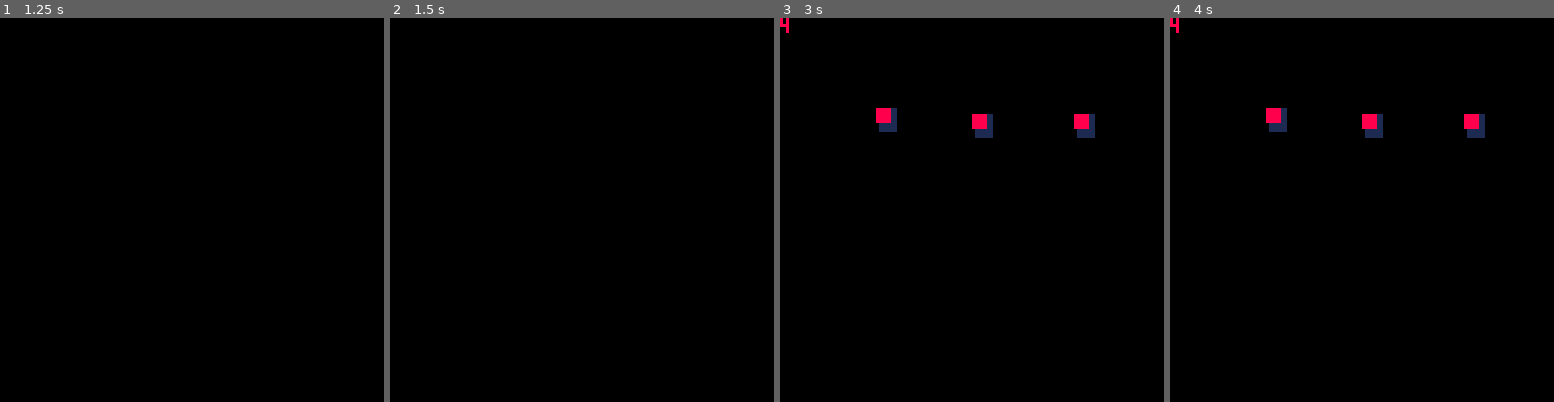
Above: before the commit, frames 1-4 (left to right).
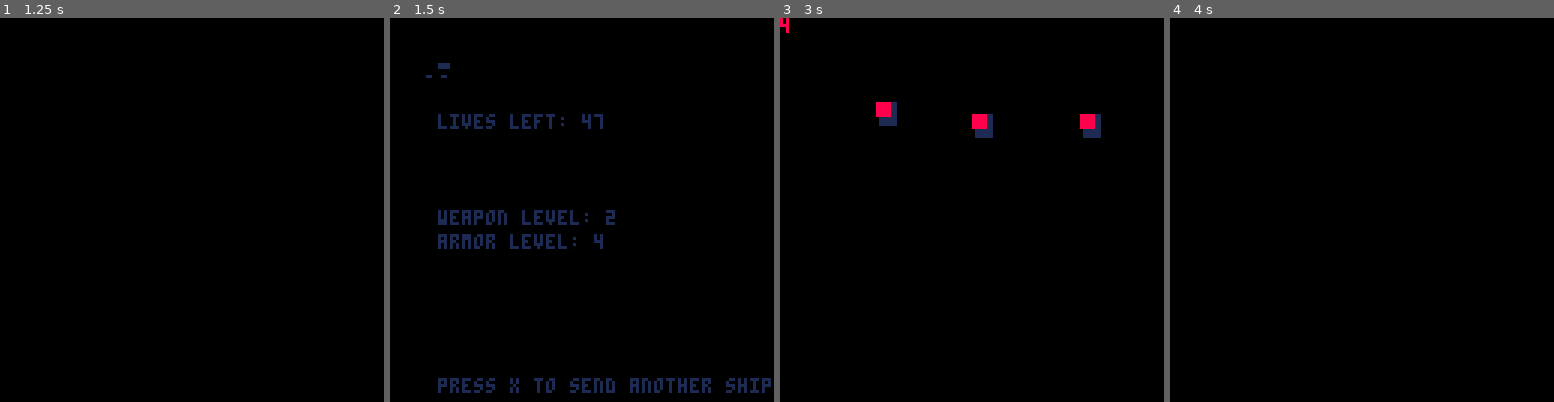
Above: after the commit, the same moments.

Repository: JunoNgx/p8-template
Game: PICO-8 cartridge template.p8
The game is run twice, just before and just after one commit, with the same random seed, the same clock (stepped at 60 frames per second) and the same inputs.
Inputs:
- Up to frame 1 (1.25 s): tap X (X key) at 0.33, 1.07 s
- Up to frame 2 (1.5 s): no input
- Up to frame 3 (3 s): tap X (X key) at 1.85, 2.97 s
- Up to frame 4 (4 s): no input

Frame 1 is identical in both runs. In frame 2, 3.4% of the frame differs, in the area x 9-100%, y 11-98%; in frame 3, 0.5%; in frame 4, 1.0%.

Commit message:
More bug fixing and cleaning up.

Diff:
--- a/template.p8
+++ b/template.p8
@@ -4,8 +4,13 @@
 -- pico-8 template
 -- by Juno Nguyen
 
--- TODO create timer system
--- TODO create trigger on fade complete
+
+-- fade library by kometbomb
+-- http://kometbomb.net/pico8/fadegen.html
+-- entity component system by selfsame
+-- https://www.lexaloffle.com/bbs/?pid=44917
+-- boilerplate by ojdon
+-- https://github.com/ojdon/pico8-boilerplate
 
 -- component entity system and utility functions
 
@@ -52,19 +57,11 @@
     return false
 end
 
--- original fade library by kometbomb
--- http://kometbomb.net/pico8/fadegen.html
--- modified and adapted by Juno Nguyen
-
-
 fader = {
 	time = 0,
 	pos = 0, -- full black, according to the table
 	projected_time_taken = 0,
 	projected_velocity = 0,
-	status = "idle",
-	triggerperformed = true,
-	trigger = nil,
 	table= {
 		-- position 15 is all black
 		-- position 0 is all bright colors
@@ -88,7 +85,6 @@
 }
 
 function fadein()
-	-- printh("fadein", "template.log")
 	fade(15, 0, 1)
 end
 
@@ -97,15 +93,14 @@
 end
 
 function fade(_begin, _final, _durationinsecs)
-	-- if (fader.status == "idle")
-		-- 30 ticks equal one second
-		fader.projected_time_taken = _durationinsecs * 30
-		-- elementary math of v = d/t
-		fader.projected_velocity = (_final - _begin) / fader.projected_time_taken
-		fader.pos = _begin
-		fader.time = 0
-		fader.status = "working"
-	-- end
+	-- 30 ticks equal one second
+	fader.projected_time_taken = _durationinsecs * 30
+	-- elementary math of v = d/t
+	fader.projected_velocity = (_final - _begin) / fader.projected_time_taken
+	fader.pos = _begin
+	fader.time = 0
+	fader.status = "working"
+
 end
 
 function fade_update()
@@ -124,7 +119,7 @@
 	-- print(fader.projected_time_taken)
 	-- print(fader.projected_velocity)
 	-- print(fader.time)
-	pal()
+	-- pal()
 	for c=0,15 do
 		if flr(_position+1)>=16 then
 			pal(c,0)
@@ -143,33 +138,10 @@
 
 -->8
 -- primary game loops
--- gamestate = "transit"
 
 gamestate = {}
 
-
--- init = {
--- 	name = ""
--- 	splash = function()
-
--- 	end,
--- 	menu = function()
-
--- 	end,
-
--- 	gameplay = function()
-
--- 	end,
-
--- 	transit = function()
-
--- 	end
--- }
-
--- 1 splash
--- 2 menu
--- 3 gameplay
--- 4 transit
+-- each state is an object with loop functions
 
 splashstate = {
 	name = "splash",
@@ -215,18 +187,33 @@
 	init = function()
 		fadein()
 		world = {}
-		gameplay_init()
+		wonyun(64, 32, 0, 0.1)
+		wonyun(32, 32, 0, -1)
+		wonyun(96, 32, 1, 0)
+
+		timer(1, function()
+			wonyun(12, 12, 1, 1)
+		end)
 	end,
 	update = function()
-		gameplay_update()
+		motionsys(world)
 		if (btn(5)) then
 			transit(menustate)
 		end
 	end,
 	draw = function()
-		gameplay_draw()
-	end
-}
+		cls()
+		print(count(world))
+		drawsys(world)
+		debugdrawsys(world)
+	end
+}
+
+transitor = {
+	timer = 0,
+	destination_state,
+}
+
 
 transitstate = {
 	name = "transit",
@@ -237,159 +224,42 @@
 		if (transitor.timer > 0) then
 			transitor.timer -=1
 		else
-			-- fadein()
 			gamestate = transitor.destination_state
 			gamestate.init()
 		end
 	end,
 	draw = function()
-		-- gameplay_draw()
+
 	end
 }
 
 function transit(_state)
-	-- fadeout()
-	-- timer(1, function()
-	-- 	gamestate = _state
-	-- 	-- fadein()
-	-- end)
-	-- gamestate = 4
 	fadeout()
 	gamestate = transitstate
 	transitor.destination_state = _state
-	-- delay till transit, to wait for fadeout
-	transitor.timer = 30
-end
-
--- function transit_update()
--- 	if (transitor.timer > 0) then
--- 		transitor.timer -=1
--- 	else
--- 		gamestate = transitor.destination_state
--- 		init[transitor.destination_state]()
--- 		-- fadeout()
--- 	end
--- end
+	transitor.timer = 28
+end
 
 function _init()
-	-- gamestate = "gameplay"
-	-- gamestate = "menu"
 	gamestate = splashstate
 	gamestate.init()
-	-- fadein()
-	-- gameplay_init()
-	-- transit("splash")
-	-- gamestate = "transit"
-	-- transit("splash")
-	-- print("ga")
-
 end
 
 function _update()
 	gamestate.update()
-	-- if (gamestate==1) then
-
-	-- elseif (gamestate==2) then
-		-- 	if (btn(5)) then
-	-- 		transit(3)
-	-- 	end
-	-- elseif (gamestate==3) then
-		-- 	gameplay_update()
-		-- elseif (gamestate==4) then
-	-- 	transit_update()
-	-- -- elseif (gamestate==state.lost) then
-
-		-- -- elseif (gamestate==outro) then
-	-- end
-
 	fade_update()
-	-- -- timersys(world)
 end
 
 function _draw()
-	-- pal()
+	-- cls() to be ran in invididual states except for transit
+	-- due to interference with fading
+
 	gamestate.draw()
-	-- if (gamestate==1) then
-	-- 	-- splash_draw()
-	-- 	cls()
-	-- 	-- draw logo at sprite number 64
-	-- 	spr(64, 32, 48, 64, 32)
-	-- elseif (gamestate==2) then
-		-- 	-- menu_draw()
-	-- 	cls()
-	-- 	print("project wonyun", 16, 16, 8)
-	-- 	print("lives left: 47", 16, 32, 7)
-	-- 	print("weapon level: 2", 16, 64, 7)
-	-- 	print("armor level: 4", 16, 72, 7)
-	-- 	print("press x to send another ship", 16, 120, 7)
-	-- elseif (gamestate==3) then
-	-- 	gameplay_draw()
-	-- elseif (gamestate==4) then
-		-- 	-- fade_draw()
-		-- end
-
-	-- cls()
-	-- print(gamestate.name)
 	fade_draw(fader.pos)
-	-- print(gamestate.name)
 end
 
 -->8
--- splash, menu and fade helper methods
-
-transitor = {
-	destination_state,
-	timer = 0,
-}
-
-
--- function splash_init()
--- 	transit(2)
--- 	-- 30 ticks amount to one second
--- 	-- timer = 90
--- 	-- cls()
--- 	-- timer(4, transit("menu"))
--- 	-- fadein()
--- 	-- transit("menu")
--- end
-
--- function splash_update()
-
--- 	-- a controversial condition and could potentially be problematic
--- 	-- if (timer == 30) fadeoutto()
-
--- 	-- if (timer>0) then
--- 	-- 	timer-=1
--- 	-- else
--- 	-- 	gamestate="menu"
--- 	-- 	menu_init()
--- 	-- end
--- end
-
--- function splash_draw()
--- 	cls()
--- 	-- draw logo at sprite number 64
--- 	spr(64, 32, 48, 64, 32)
--- end
-
--- function menu_init()
--- 	-- fadein()
--- end
-
--- function menu_update()
-
--- end
-
--- function menu_draw()
--- 	cls()
--- 	print("project wonyun", 16, 16, 8)
--- 	print("lives left: 47", 16, 32, 7)
--- 	print("weapon level: 2", 16, 64, 7)
--- 	print("armor level: 4", 16, 72, 7)
--- 	print("press x to send another ship", 16, 120, 7)
--- end
-
--->8
+
 -- update system
 
 motionsys = system({"pos", "vel"},
@@ -427,14 +297,12 @@
 debugdrawsys = system({"pos", "box"},
     function(e)
         rectfill(e.pos.x, e.pos.y, e.pos.x + e.box.w, e.pos.y+ e.box.h, 8)
-        -- print(e.pos.x + e.pos.y)
     end
 )
 
 drawsys = system({"id", "pos", "box"},
     function(e)
         if (e.id.class == "wonyun") then
-			-- spr(0, e.pos.x, e.pos.y, 16, 16)
 			spr(0, e.pos.x, e.pos.y)
         end
     end
@@ -474,64 +342,6 @@
     })
 end
 
-
--- function _init()
---     wonyun(64, 32, 0, 0.1)
---     wonyun(32, 32, 0, -1)
---     wonyun(96, 32, 1, 0)
-
---     timer(1, function()
---         wonyun(12, 12, 1, 1)
---     end)
--- end
-
--- function _update()
---     motionsys(world)
---     timersys(world)
--- end
-
--- function _draw()
---     cls()
---     print(count(world))
---     drawsys(world)
---     debugdrawsys(world)
--- end
-
--->8
-
-function gameplay_init()
-	wonyun(64, 32, 0, 0.1)
-    wonyun(32, 32, 0, -1)
-    wonyun(96, 32, 1, 0)
-
-    timer(1, function()
-        wonyun(12, 12, 1, 1)
-    end)
-end
-
-function gameplay_update()
-	motionsys(world)
-end
-
-function gameplay_draw()
-	cls()
-	print(count(world))
-	drawsys(world)
-	debugdrawsys(world)
-
-end
-
--->8
-
-function player_update()
-
-end
-
-function player_draw()
-
-end
-
-
 __gfx__
 01111110112222330000000000000000000000000000000000000000000000000000000000000000000000000000000000000000000000000000000000000000
 01111110122120330000000000000000000000000000000000000000000000000000000000000000000000000000000000000000000000000000000000000000
